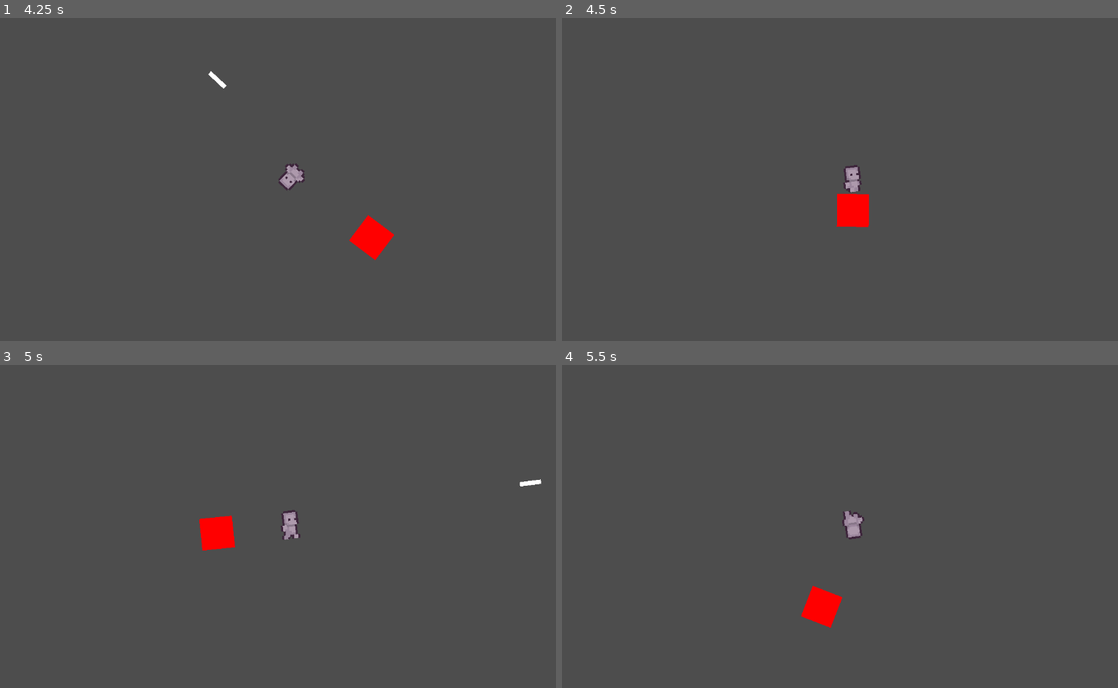
Above: before the commit, frames 1-4 (two rows, left to right).
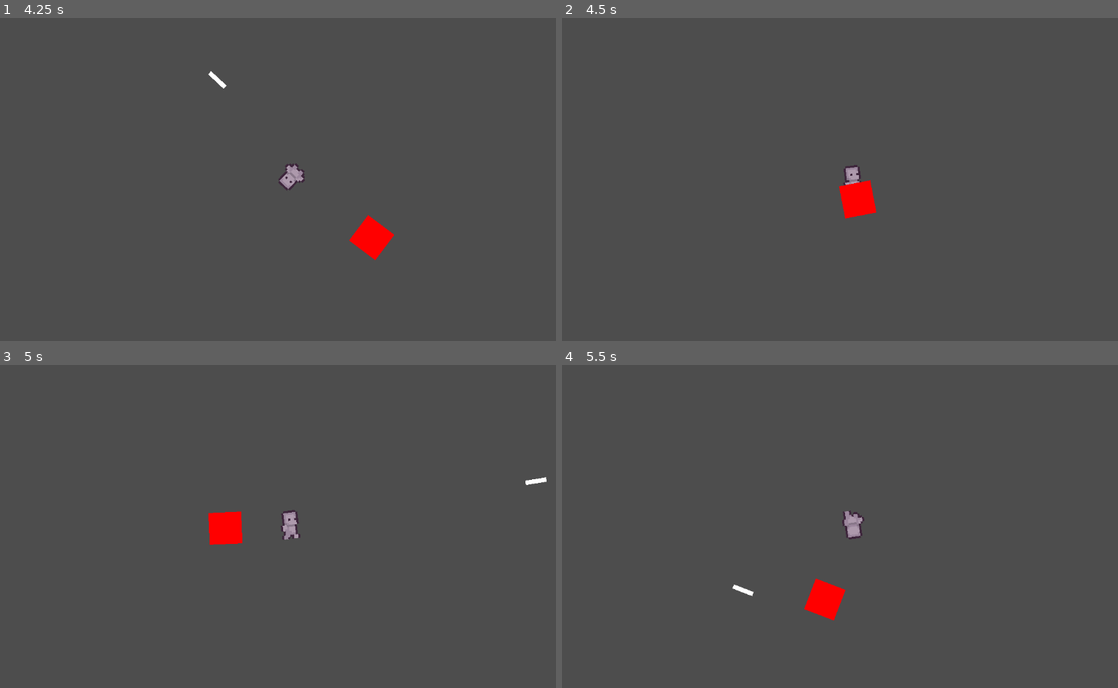
Above: after the commit, the same moments.

Repository: Ron-Sungcang/GameJam-2-2026
Game: Godot game, scene res://scenes/main.tscn
Two runs of this game, one before a commit and one after it. Both use one fixed random seed, a clock stepped at 60 frames per second and the inputs below. The engine's default icon, where the game draws it, is replaced by a stand-in: a white triangle on a blue panel in a dark square.
Inputs (mouse positions are in pixels of both pictures, inside the frame that each line leads up to):
- Up to frame 1 (4.25 s): move the mouse to (261, 244) at 0.52 s; hold W (up) 0.53-2.03 s; move the mouse to (467, 227) at 1.27 s; move the mouse to (116, 127) at 2.02 s; hold A (left) 2.03-3.53 s; move the mouse to (322, 176) at 2.77 s; move the mouse to (205, 95) at 3.52 s; hold S (down) from 3.53 s (still down)
- Up to frame 2 (4.5 s): move the mouse to (979, 160) at 4.27 s; release S (down) at 4.28 s; hold D (right) from 4.28 s (still down)
- Up to frame 3 (5 s): keep holding D (right)
- Up to frame 4 (5.5 s): move the mouse to (734, 539) at 5.02 s; release D (right) at 5.03 s; hold W (up) from 5.03 s (still down)

Frame 1 is identical in both runs. In frame 2, 0.5% of the frame differs, in the area x 49-57%, y 50-65%; in frame 3, 0.5%; in frame 4, 0.4%.

Commit message:
enemy actually takes damage and dies now

Diff:
--- a/scenes/bullet.tscn
+++ b/scenes/bullet.tscn
@@ -1,6 +1,7 @@
-[gd_scene load_steps=3 format=3 uid="uid://cvnkeeafj7121"]
+[gd_scene load_steps=4 format=3 uid="uid://cvnkeeafj7121"]
 
 [ext_resource type="Texture2D" uid="uid://ddxem456idppd" path="res://assets/bullet/white_square.jpg" id="1_mkf8s"]
+[ext_resource type="Script" uid="uid://q5xoaf7gubp4" path="res://scripts/bullet.gd" id="1_y25gk"]
 
 [sub_resource type="RectangleShape2D" id="RectangleShape2D_y25gk"]
 size = Vector2(46, 10)
@@ -9,6 +10,7 @@
 collision_layer = 4
 collision_mask = 10
 gravity_scale = 0.0
+script = ExtResource("1_y25gk")
 
 [node name="CollisionShape2D" type="CollisionShape2D" parent="."]
 shape = SubResource("RectangleShape2D_y25gk")
--- a/scenes/player.tscn
+++ b/scenes/player.tscn
@@ -129,7 +129,7 @@
 
 [node name="Player" type="CharacterBody2D"]
 scale = Vector2(4, 4)
-collision_mask = 10
+collision_mask = 8
 script = ExtResource("1_g2els")
 
 [node name="AnimatedSprite2D" type="AnimatedSprite2D" parent="."]
--- /dev/null
+++ b/scripts/bullet.gd
@@ -0,0 +1,3 @@
+extends RigidBody2D
+
+var damage: int = 25
--- a/scripts/enemy/feet_1.gd
+++ b/scripts/enemy/feet_1.gd
@@ -3,6 +3,7 @@
 const SPEED = 300.0
 
 var target = null
+var health: int = 100
 
 func _physics_process(delta: float) -> void:
 	if target != null:
@@ -13,10 +14,20 @@
 	else:
 		velocity = Vector2.ZERO
 
+func take_damage(damage: int) -> void:
+	health -= damage
+	print(health)
+	if health <= 0:
+		die()
+
+func die() -> void:
+	queue_free()
 
 func _on_area_2d_body_entered(body: Node2D) -> void:
 	if body.is_in_group("bullets"):
 		print("Damage enemy")
+		take_damage(body.damage)
+		body.add_collision_exception_with(self)
 
 
 func _on_sight_body_entered(body: Node2D) -> void:
Not shown, added: scripts/bullet.gd.uid
